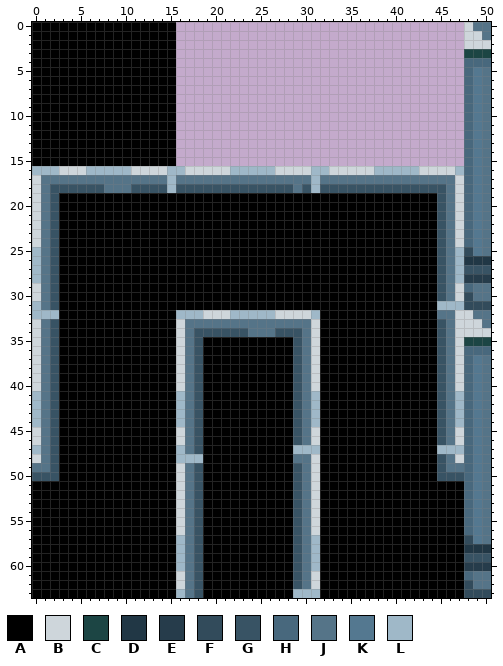
A pixel-art file gets an edit: examples/playground/src/main/resources/tilesets/turbine_walls.aseprite. Above, as it was before the edit.
256x64 pixels, 1 frame. Colours within 5 levels of each other are drawn and written as one. Shown: x 0..50, y 0..63.
Palette (. is transparent): A #000000  B #ced6db  C #1c4544  D #213745  E #263c4b  F #324b5b  G #385364  H #48687d  J #557488  K #547890  L #9fb8c8
The result:
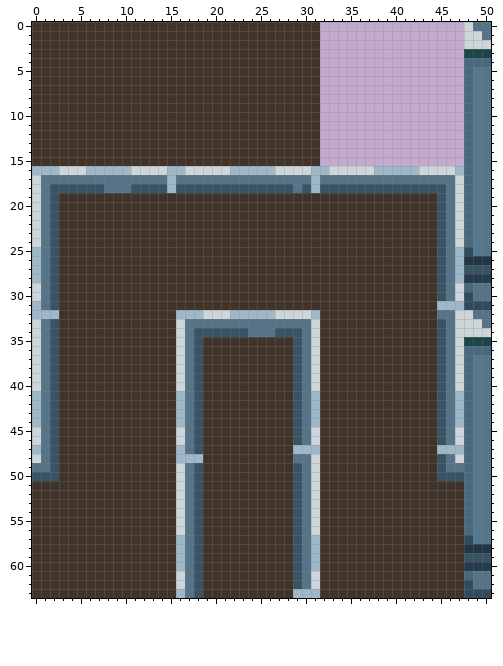
Changes in this commit:
Colour A changes from #000000 to #403329.
Colour A now appears in rows 0 to 15 at x 16 to 31.
Where, in picture pixels (left, top, right, bottom), the same in both pictures:
changed: (32, 22, 464, 598)
